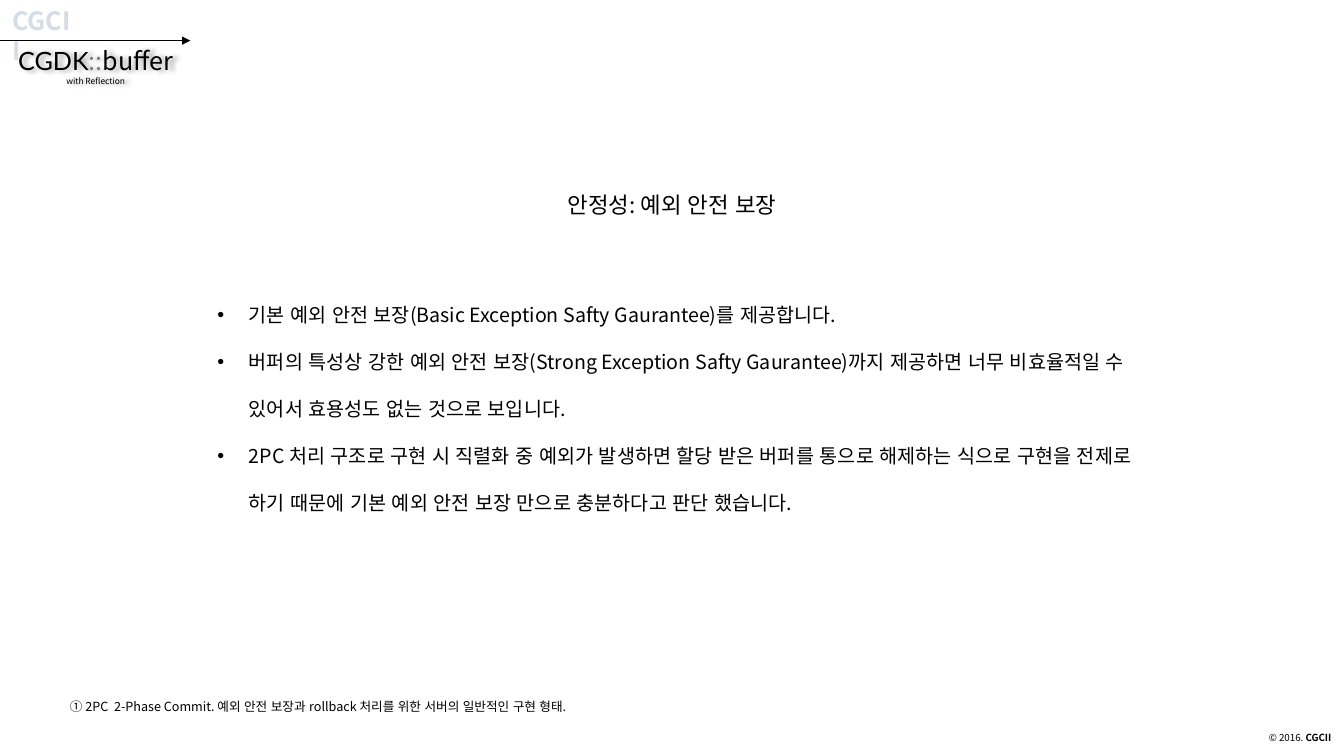
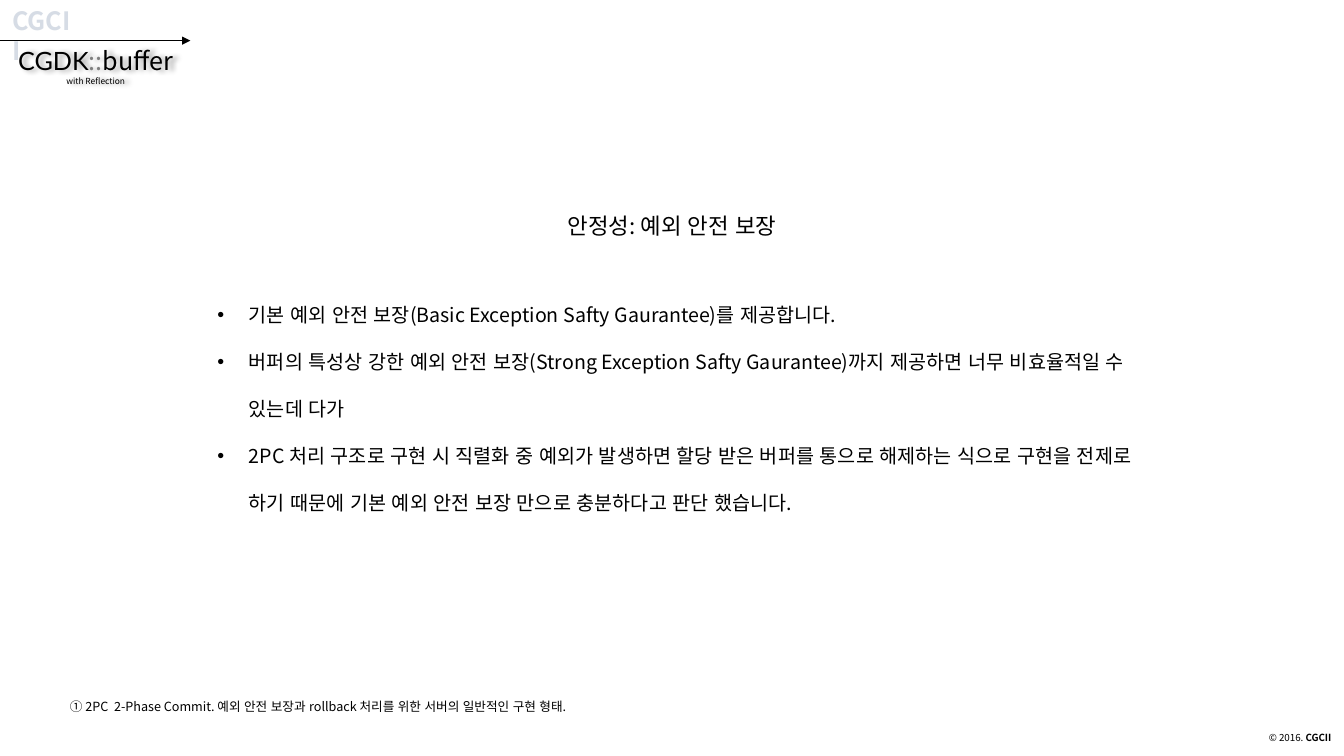
Before and after one commit to CGLabs/CGDK.buffer, a slide deck: slide 52 of C++/document/intruduce_CGDK.buffer.pptx. Drawn at 1344x756 pixels with LibreOffice and Linux fonts; fonts in the diff are those of the drawing. Boxes give left, top, right and bottom in pixels: in the first picture for what was removed or moved away, otherwise in the second. Text is boxed around its words. In the diff, an @@ line names an element or a change of style, - is before the commit and + after.

```diff
--- a/C++/document/intruduce_CGDK.buffer.pptx
+++ b/C++/document/intruduce_CGDK.buffer.pptx
@@ text "안정성: 예외 안전 보장": place and size @@
-text "안정성: 예외 안전 보장" at (568,194,776,215)
+text "안정성: 예외 안전 보장" at (568,215,776,236)
@@ text at (249,352,1124,418): text changed @@
-• 버퍼의 특성상 강한 예외 안전 보장(Strong Exception Safty Gaurantee)까지 제공하면 너무 비효율적일 수 있어서 효용성도 없는 것으로 보입니다.
+• 버퍼의 특성상 강한 예외 안전 보장(Strong Exception Safty Gaurantee)까지 제공하면 너무 비효율적일 수 있는데 다가
```
Also in this commit, not shown: 24 other slides changed, 2 slides added, 1 other file.
